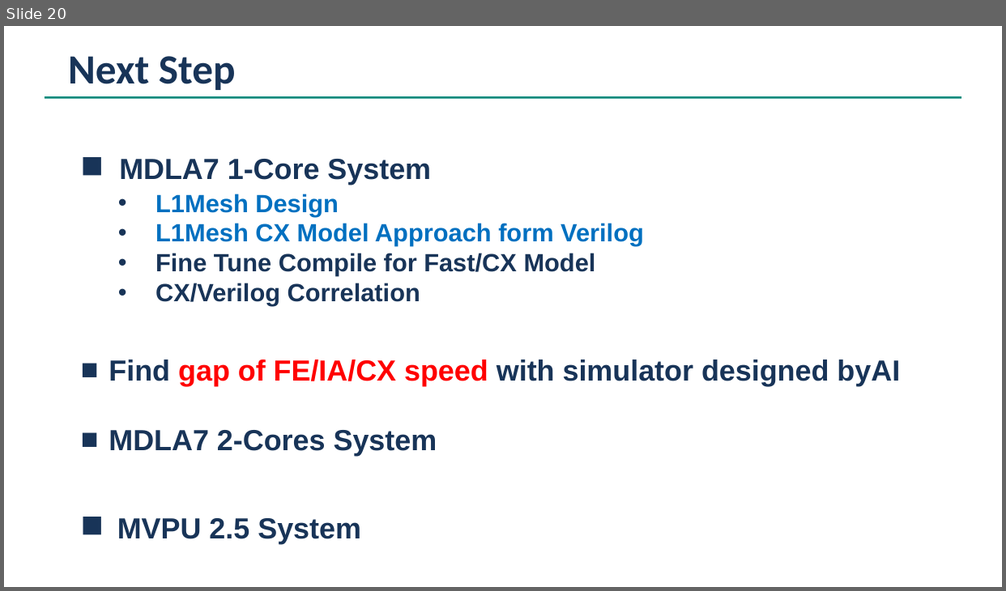
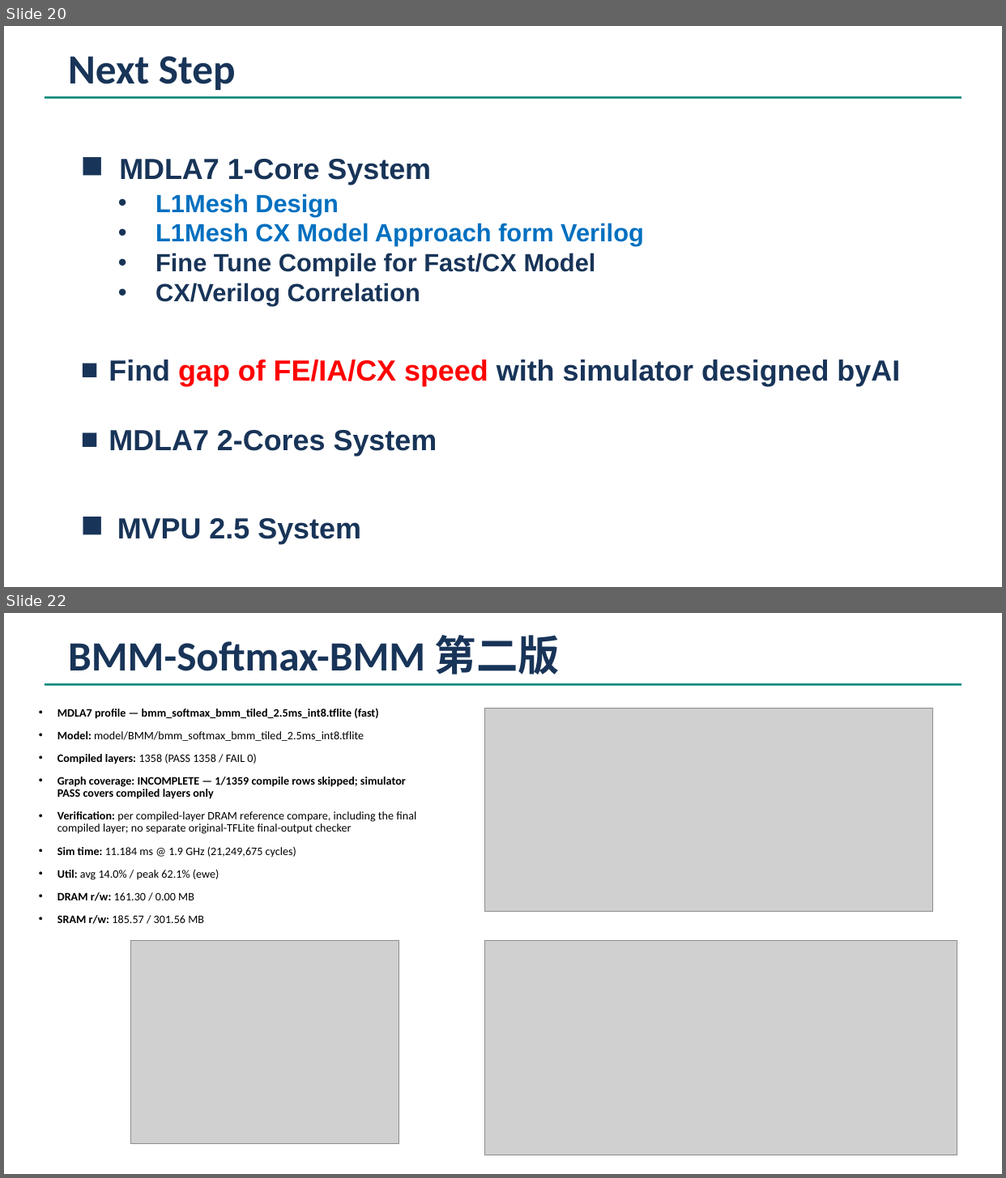
Before and after one commit to cclwylin/mdla7, a slide deck: reports/uArcSim Implementation by AI.pptx. Shown one above the other, each under a label of ours: slide 20 before the commit, slides 20 and 22 after it; the slides between them are not shown. The pictures are 1006x591 and 1006x1178 pixels, drawn with LibreOffice and Linux fonts; fonts in the diff are those of the drawing; grey boxes stand for pictures. Boxes give left, top, right and bottom in pixels: in the first picture for what was removed or moved away, otherwise in the second. Text is boxed around its words. In the diff, an @@ line names an element or a change of style, - is before the commit and + after.

```diff
--- a/reports/uArcSim Implementation by AI.pptx
+++ b/reports/uArcSim Implementation by AI.pptx
@@ slide 22 added at [4,613,1002,1174], background #FFFFFF @@
@@ text added at [68,635,560,675], 40 pt, text #183458, bold @@
+BMM-Softmax-BMM 第二版
@@ rectangle added at [44,683,961,686], fill #00897B @@
@@ text added at [57,708,416,924], 11 pt, text #000000 @@
+• MDLA7 profile — bmm_softmax_bmm_tiled_2.5ms_int8.tflite (fast)
+• Model: model/BMM/bmm_softmax_bmm_tiled_2.5ms_int8.tflite
+• Compiled layers: 1358 (PASS 1358 / FAIL 0)
+• Graph coverage: INCOMPLETE — 1/1359 compile rows skipped; simulator PASS covers compiled layers only
+• Verification: per compiled-layer DRAM reference compare, including the final compiled layer; no separate original-TFLite final-output checker
+• Sim time: 11.184 ms @ 1.9 GHz (21,249,675 cycles)
+• Util: avg 14.0% / peak 62.1% (ewe)
+• DRAM r/w: 161.30 / 0.00 MB
+• SRAM r/w: 185.57 / 301.56 MB
@@ picture added at [484,708,933,912] @@
@@ picture added at [131,940,399,1144] @@
@@ picture added at [484,940,957,1155] @@
```
Also in this commit, not shown: 1 other slide added, 30 other files.
